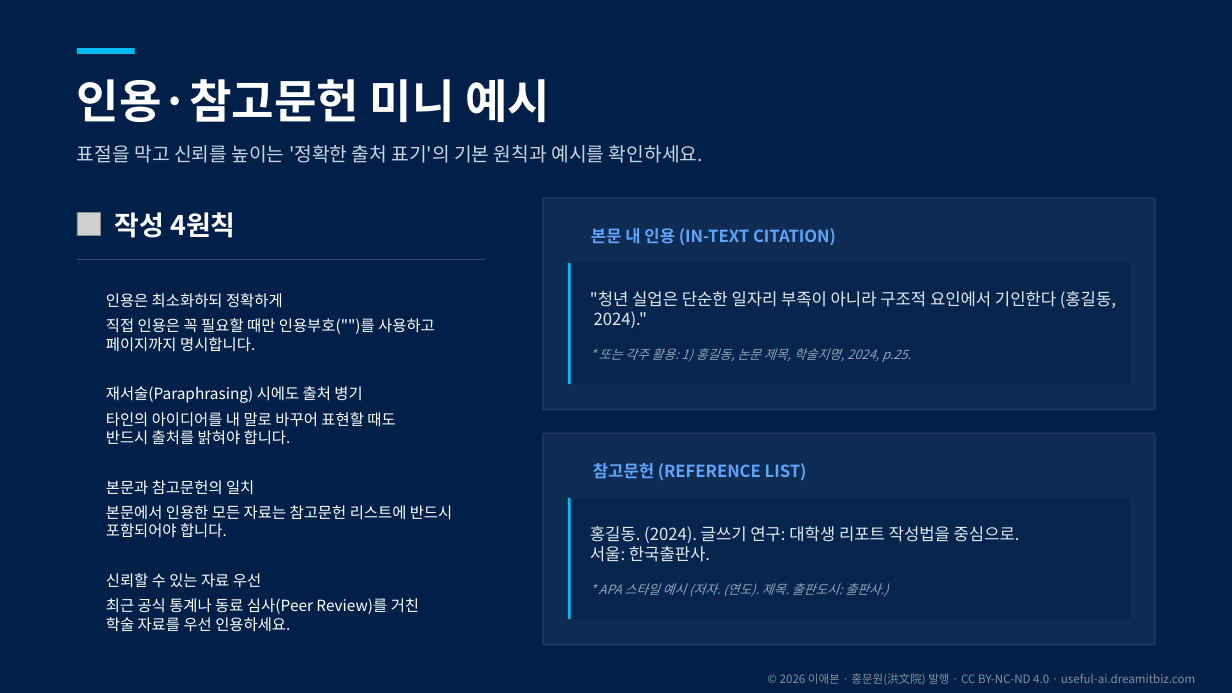
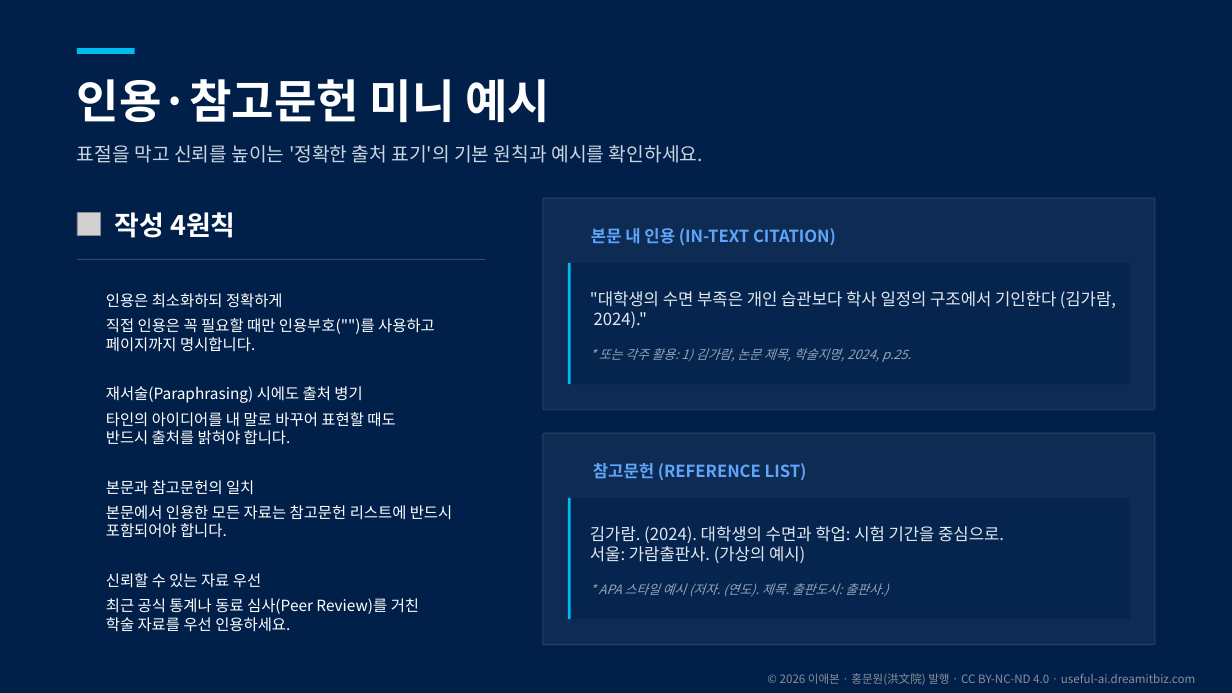
Before and after one commit to aebonlee/materials, a slide deck: slide 25 of library/b06-report-writing/b06-report-writing.pptx. Drawn at 1232x693 pixels with LibreOffice and Linux fonts; fonts in the diff are those of the drawing; grey boxes stand for pictures; background and template pictures are left out. Boxes give left, top, right and bottom in pixels: in the first picture for what was removed or moved away, otherwise in the second. Text is boxed around its words. In the diff, an @@ line names an element or a change of style, - is before the commit and + after.

```diff
--- a/library/b06-report-writing/b06-report-writing.pptx
+++ b/library/b06-report-writing/b06-report-writing.pptx
@@ text at (590,291,1116,328): text changed @@
-"청년 실업은 단순한 일자리 부족이 아니라 구조적 요인에서 기인한다 (홍길동, 2024)."
+"대학생의 수면 부족은 개인 습관보다 학사 일정의 구조에서 기인한다 (김가람, 2024)."
@@ text at (599,348,911,362): text changed @@
-* 또는 각주 활용: 1) 홍길동, 논문 제목, 학술지명, 2024, p.25.
+* 또는 각주 활용: 1) 김가람, 논문 제목, 학술지명, 2024, p.25.
@@ text at (590,526,1004,563): text changed @@
-홍길동. (2024). 글쓰기 연구: 대학생 리포트 작성법을 중심으로.
-서울: 한국출판사.
+김가람. (2024). 대학생의 수면과 학업: 시험 기간을 중심으로.
+서울: 가람출판사. (가상의 예시)
```
Also in this commit, not shown: 18 other slides changed, 44 other files.
